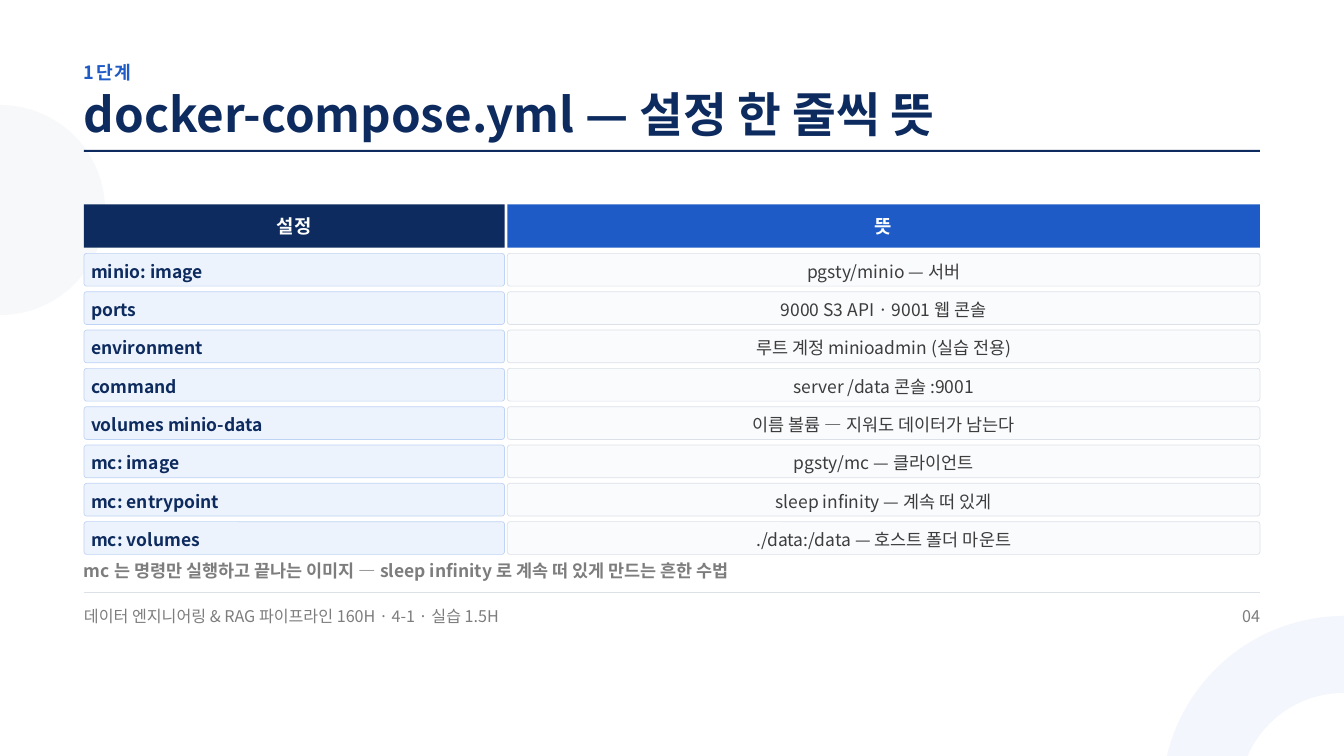
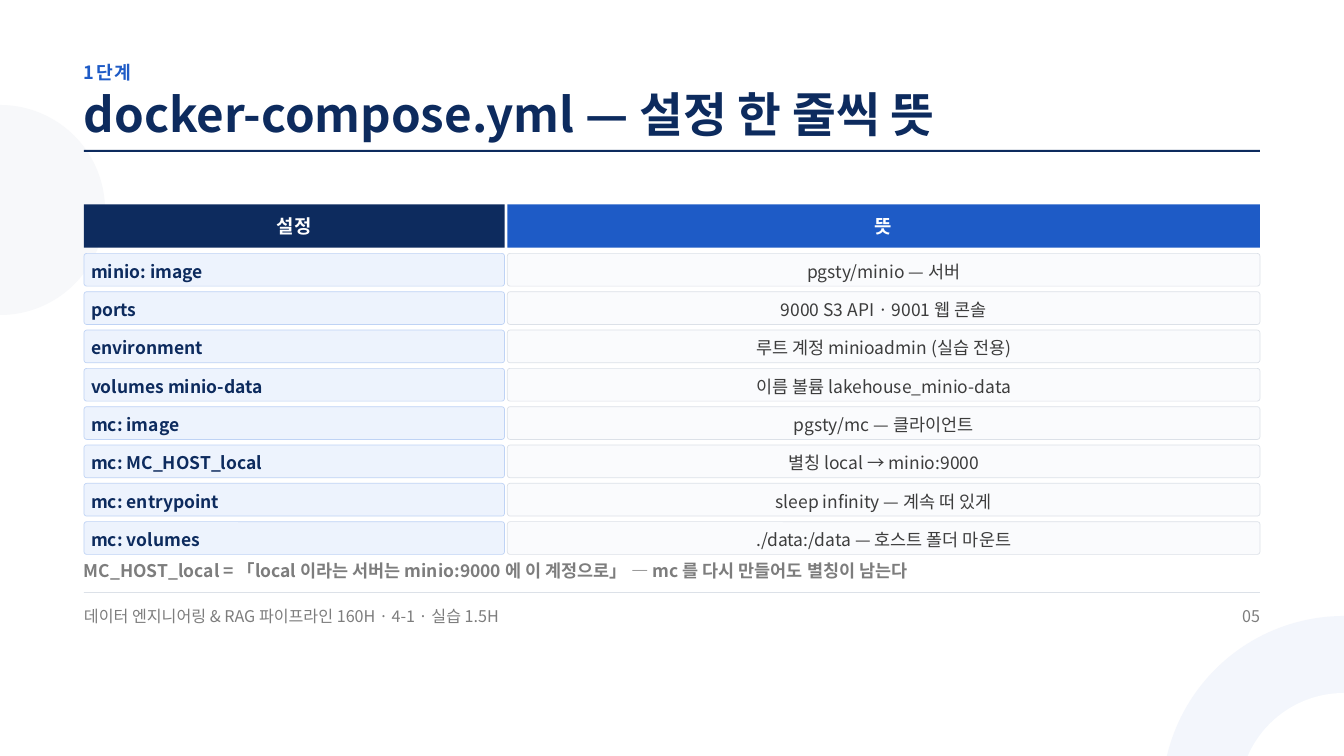
Before and after one commit to aebonlee/materials, a slide deck: slide 5 of data-eng/decks/w4d1s2.pptx (slide 4 before the commit). Drawn at 1344x756 pixels with LibreOffice and Linux fonts; fonts in the diff are those of the drawing. Boxes give left, top, right and bottom in pixels: in the first picture for what was removed or moved away, otherwise in the second. Text is boxed around its words. In the diff, an @@ line names an element or a change of style, - is before the commit and + after.

```diff
--- a/data-eng/decks/w4d1s2.pptx
+++ b/data-eng/decks/w4d1s2.pptx
@@ text removed at (91,379,177,394) @@
-command
@@ text at (756,378,1011,396): text changed @@
-server /data 콘솔 :9001
+이름 볼륨 lakehouse_minio-data
@@ 3 texts: place and size @@
-3 texts at (91,417,973,474)
+3 texts at (91,379,973,436)
@@ text removed at (753,416,1015,433) @@
-이름 볼륨 — 지워도 데이터가 남는다
@@ text added at (91,455,263,472), 18.8 pt, text #0D2B5E, bold @@
+mc: MC_HOST_local
@@ text added at (788,454,980,471), 18.8 pt, text #3D3D3D @@
+별칭 local → minio:9000
@@ text at (84,562,907,580): text changed @@
-mc 는 명령만 실행하고 끝나는 이미지 — sleep infinity 로 계속 떠 있게 만드는 흔한 수법
+MC_HOST_local = 「local 이라는 서버는 minio:9000 에 이 계정으로」 — mc 를 다시 만들어도 별칭이 남는다
@@ text at (1242,610,1260,622): text changed @@
-04
+05
```
Also in this commit, not shown: 8 other slides changed, 1 slide added, 1 slide removed, 42 other files.
